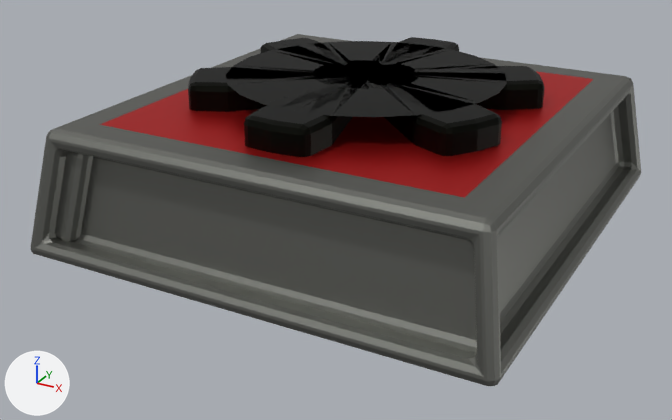
An edit to the FBX model Assets/Resources/Meshes/Assembler1.fbx, drawn before and after from the same camera.
The view is the same before and after, from a 50 mm lens placed at (4.944, -9.353, 0.43), pointed at (4.487, -8.522, 0.015). Arrows for +X, +Y and +Z are at lower left; the lights stay in place. Where no turn or scale is listed for an object, it has been applied to the vertices. Vertices at the same position are counted once.

In view in the first picture: 'Assembler1'.
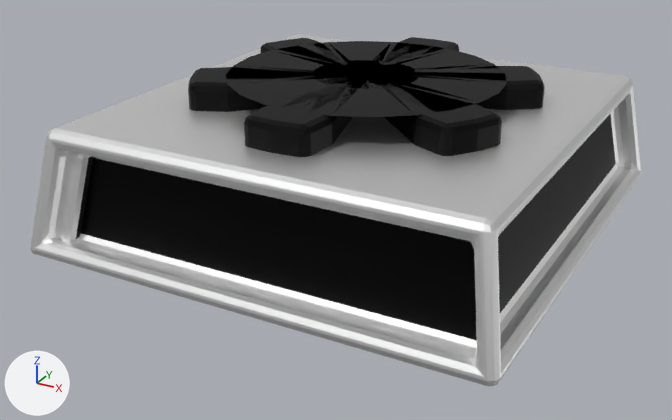
Pixel boxes (x1, y1, x2, y2) of what changed, in the pictures (672 x 420 px):
'Assembler1', surface changed
    both: (31, 34, 641, 386)

What changed in the scene script:
```text
Add img_unitpalette02_emission_png:
    img_unitpalette02_emission_png = load_image('UnitPalette02-Emission.png', '../../../Blender/UnitPalette02-Emission.png', 512, 512, 'sRGB')
Add img_unitpalette02_albedo_png:
    img_unitpalette02_albedo_png = load_image('UnitPalette02-Albedo.png', '../../../Blender/UnitPalette02-Albedo.png', 512, 512, 'sRGB')
Change mat_unitframematerial:
    where n0 = _N.new('ShaderNodeBsdfPrincipled'); n0.name = 'Principled BSDF'
    add n0.inputs[28].default_value = 1.0  # 'Emission Strength'
    where n2 = _N.new('ShaderNodeTexImage'); n2.name = 'Image Texture'
    n2.image: img_paletteunits_png -> img_unitpalette02_albedo_png
    add n3 = _N.new('ShaderNodeTexImage'); n3.name = 'Image Texture.001'
    add n3.image = img_unitpalette02_emission_png
    add _L.new(n3.outputs[0], n0.inputs[27])  # 'Color' to 'Emission Color'
Change me_cube_002:
    where me_cube_002.from_pydata(...)  # 906 vertices, 879 faces; spans x -0.254..0.254, y -0.265..0.265, z 0.0..0.162
    used by ob_assembler1; location = (4.5012, -8.4815, 0.0)
    me_cube_002 part 1: texture (UV) coordinates of 879 of 879 faces, centred in x -0.254..0.254, y -0.265..0.265, z 0.0..0.162, changed; they spanned u 0.06..0.71, v 0.9..0.95 and now span u 0.03..0.54, v 0.47..0.96
```
